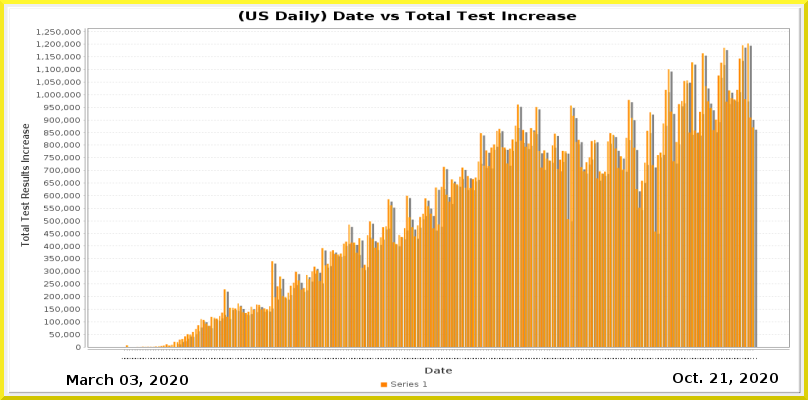
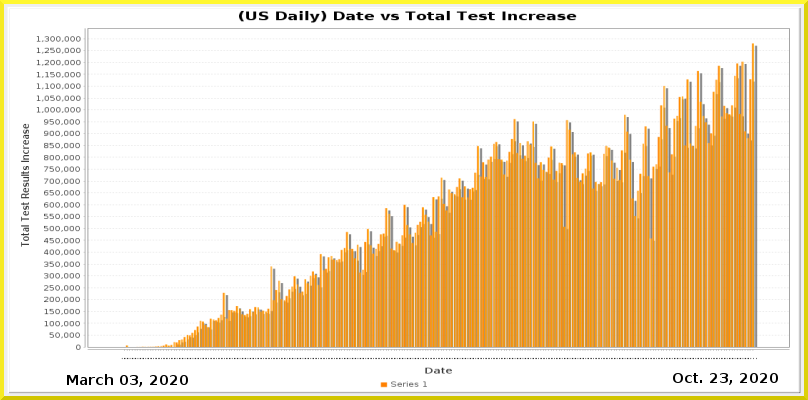
The second 808×400 image is a revision of the first. Changes to its layers:
painted on "Current Date" over [720, 373, 728, 383]
painted on "Date_vs_TestIncrease.png" over [36, 29, 789, 360]
